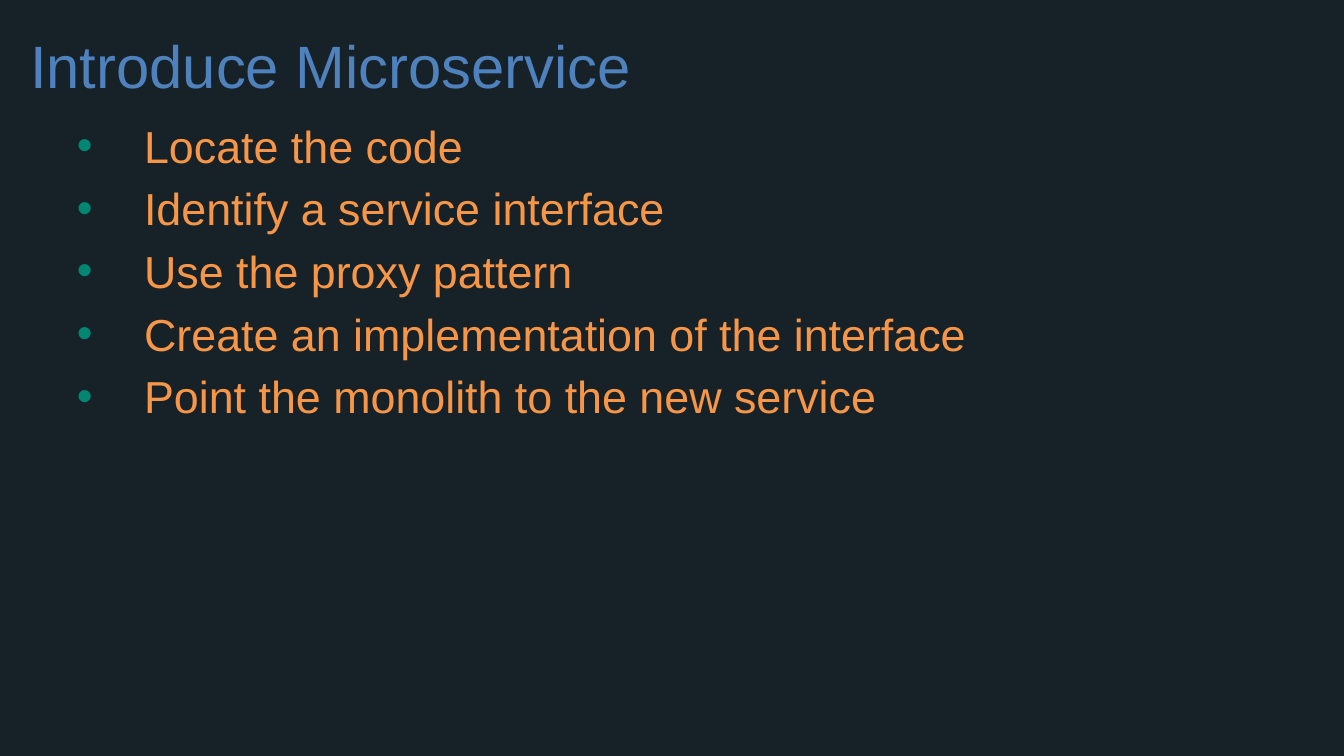
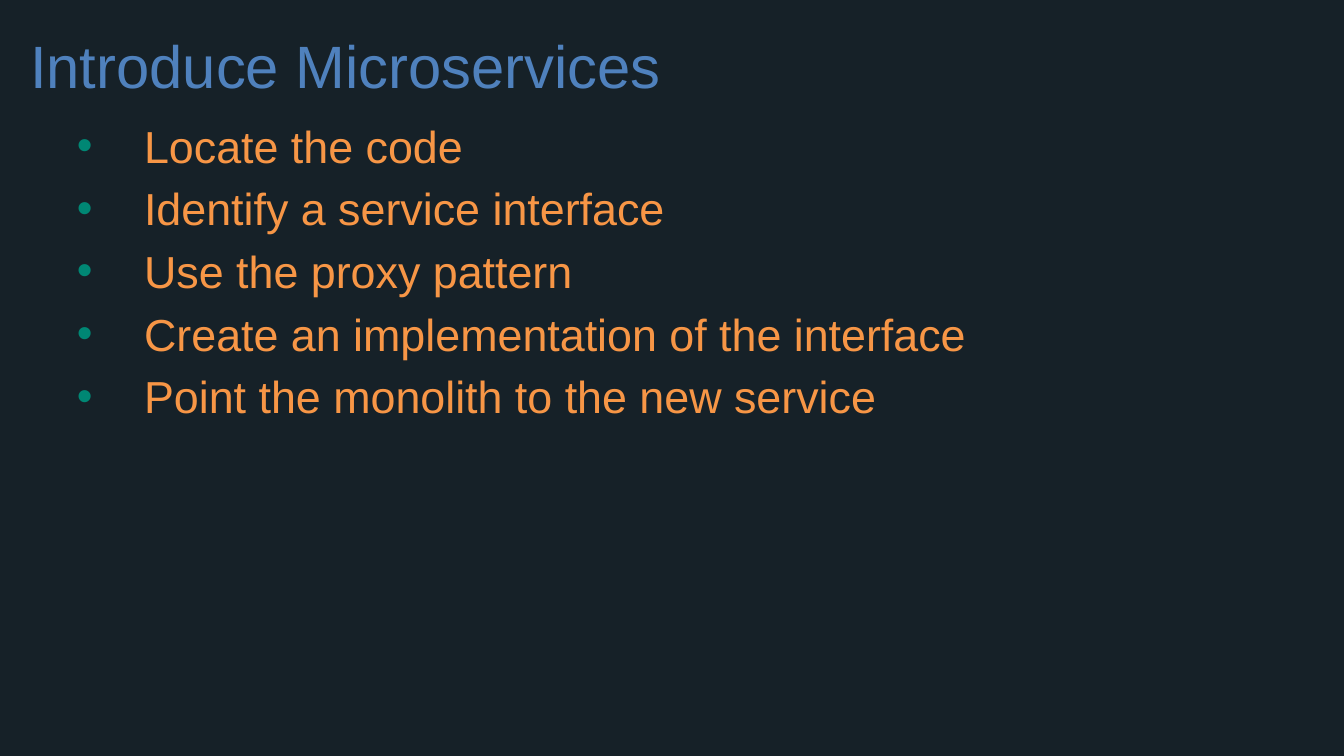
Before and after one commit to ajitkadari/cloud-native-workshop, a slide deck: slide 17 of presentations/Session_1_Getting_Started_With_Microservices.pptx. Drawn at 1344x756 pixels with LibreOffice and Linux fonts; fonts in the diff are those of the drawing; background and template pictures are left out. Boxes give left, top, right and bottom in pixels: in the first picture for what was removed or moved away, otherwise in the second. Text is boxed around its words. In the diff, an @@ line names an element or a change of style, - is before the commit and + after.

Commit message:
Wording update

```diff
--- a/presentations/Session_1_Getting_Started_With_Microservices.pptx
+++ b/presentations/Session_1_Getting_Started_With_Microservices.pptx
@@ title at (30, 44, 661, 89): text changed @@
-Introduce Microservice
+Introduce Microservices
```
Also in this commit, not shown: 8 other slides changed.
